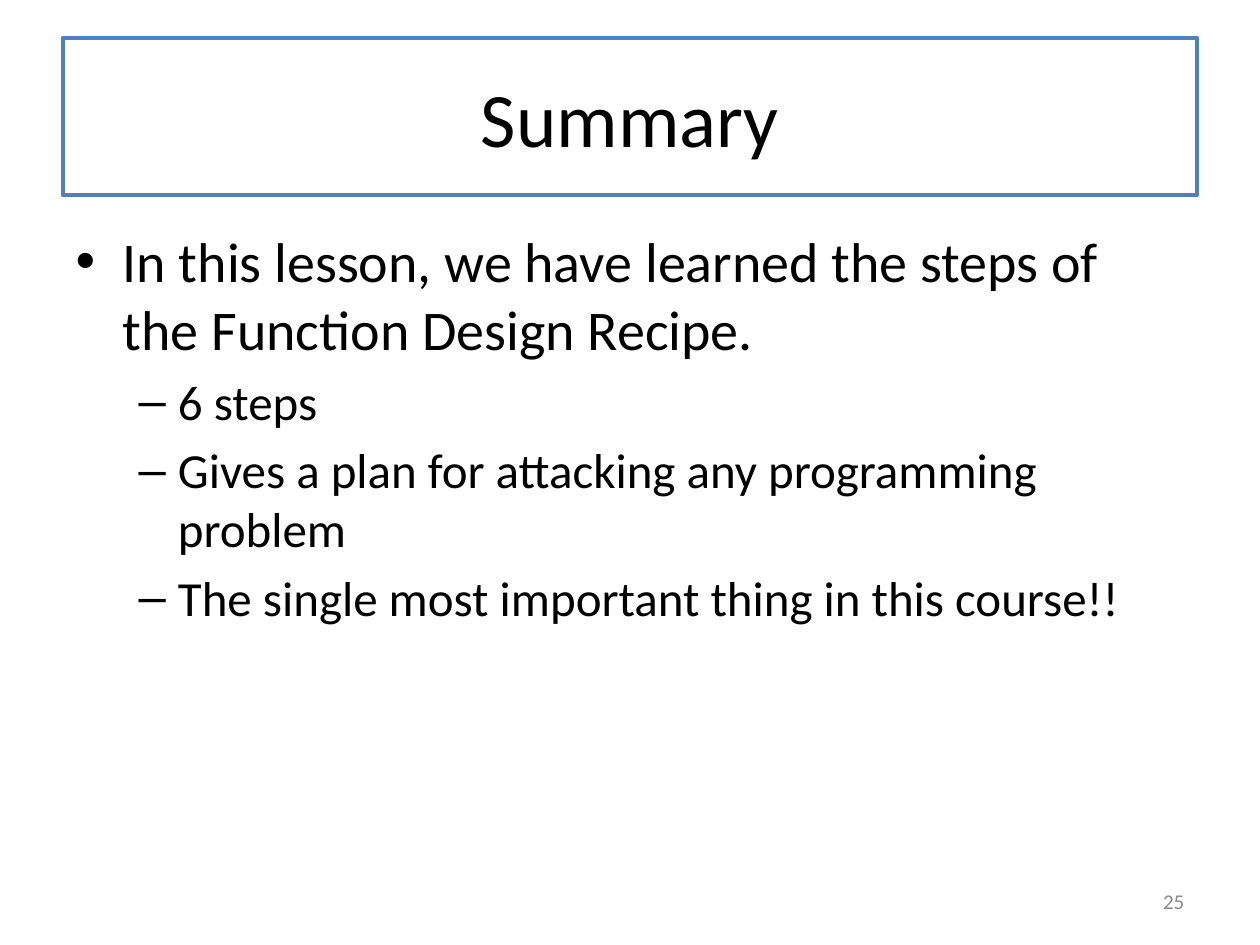
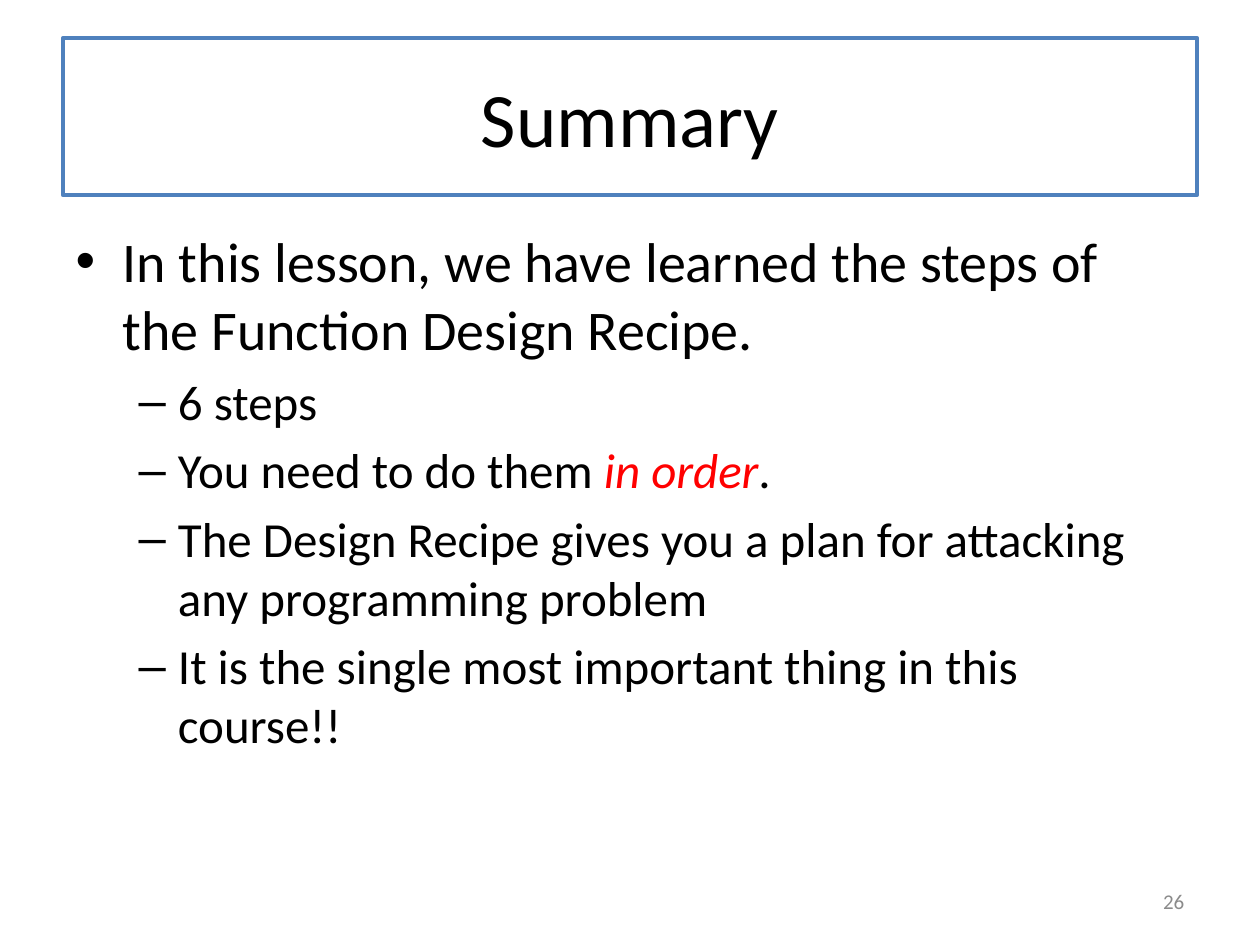
Before and after one commit to mwand/cs5010f17, a slide deck: slide 26 of Slides/Lesson 1.1 The Function Design Recipe.pptx (slide 25 before the commit). Drawn at 1260x945 pixels with LibreOffice and Linux fonts; fonts in the diff are those of the drawing. Boxes give left, top, right and bottom in pixels: in the first picture for what was removed or moved away, otherwise in the second. Text is boxed around its words. In the diff, an @@ line names an element or a change of style, - is before the commit and + after.

```diff
--- a/Slides/Lesson 1.1 The Function Design Recipe.pptx
+++ b/Slides/Lesson 1.1 The Function Design Recipe.pptx
@@ text at [178,454,1125,744]: text changed @@
-  – Gives a plan for attacking any programming problem
-  – The single most important thing in this course!!
+  – You need to do them in order.
+  – The Design Recipe gives you a plan for attacking any programming problem
+  – It is the single most important thing in this course!!
@@ page number at [1163,895,1184,909]: text changed @@
-25
+26
```
Also in this commit, not shown: 14 other slides changed, 2 slides added, 1 slide removed, 20 other files.
